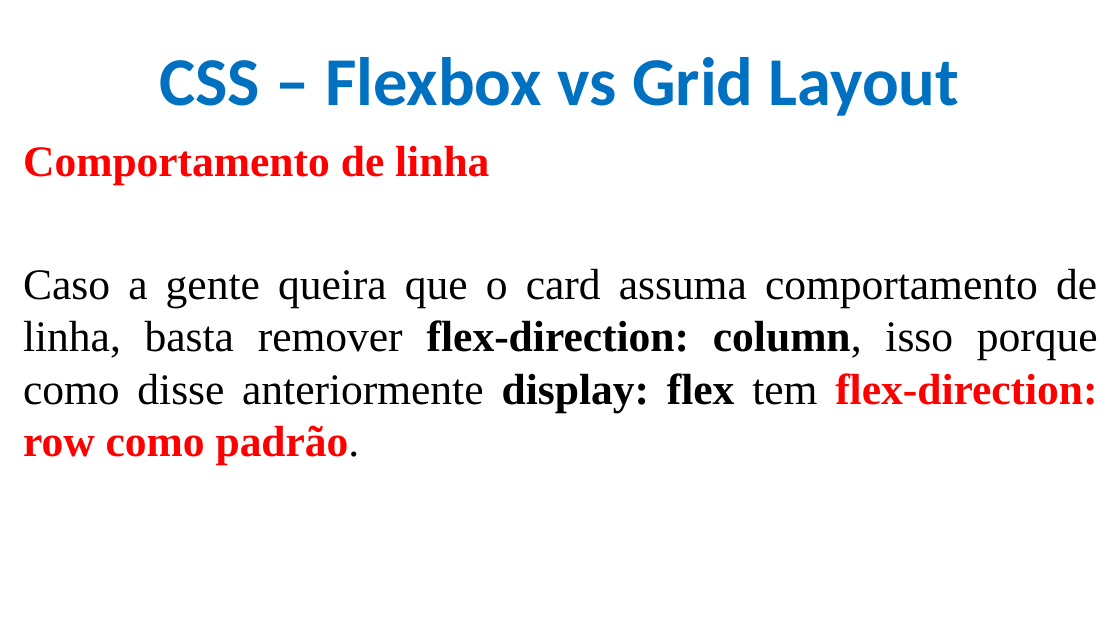
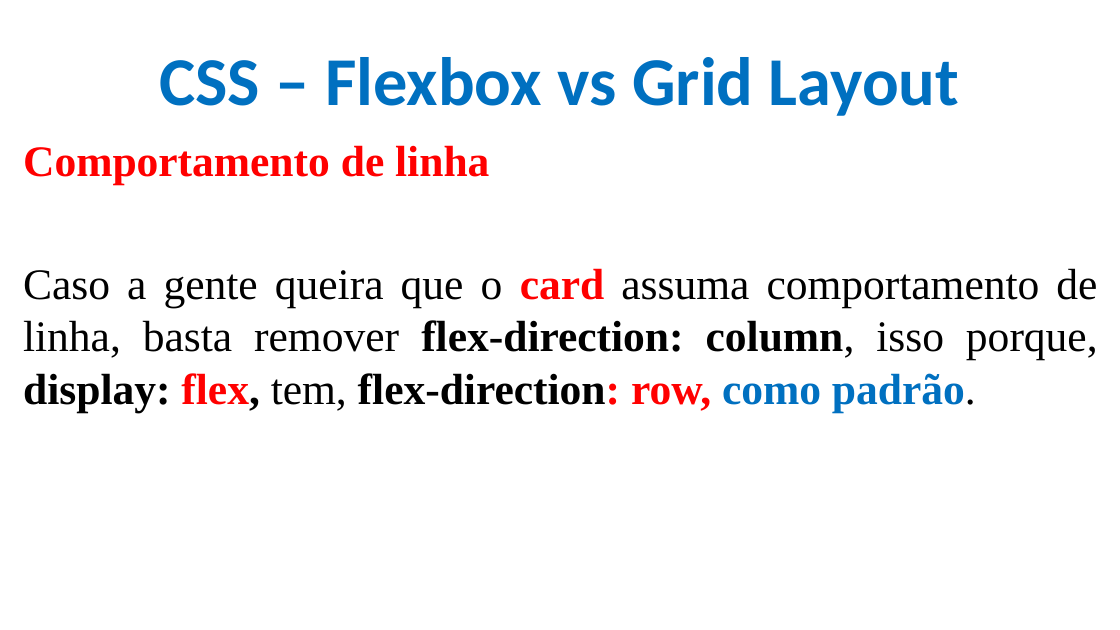
Before and after one commit to CloudEducationBrazil/WydenDesenvolvimentoWebJAVA, a slide deck: slide 5 of 01 Classes/frontend/Aula 06 Desenvolvimento de Software Java - CSS.pptx (slide 24 before the commit). Drawn at 1120x630 pixels with LibreOffice and Linux fonts; fonts in the diff are those of the drawing; background and template pictures are left out. Boxes give left, top, right and bottom in pixels: in the first picture for what was removed or moved away, otherwise in the second. Text is boxed around its words. In the diff, an @@ line names an element or a change of style, - is before the commit and + after.

```diff
--- a/01 Classes/frontend/Aula 06 Desenvolvimento de Software Java - CSS.pptx
+++ b/01 Classes/frontend/Aula 06 Desenvolvimento de Software Java - CSS.pptx
@@ text at <box>23,268,1098,412</box>: text changed @@
-Caso a gente queira que o card assuma comportamento de linha, basta remover flex-direction: column, isso porque como disse anteriormente display: flex tem flex-direction: row como padrão.
+Caso a gente queira que o card assuma comportamento de linha, basta remover flex-direction: column, isso porque, display: flex, tem, flex-direction: row, como padrão.
```
Also in this commit, not shown: 8 other slides changed, 14 slides added, 18 slides removed, 38 other files.
